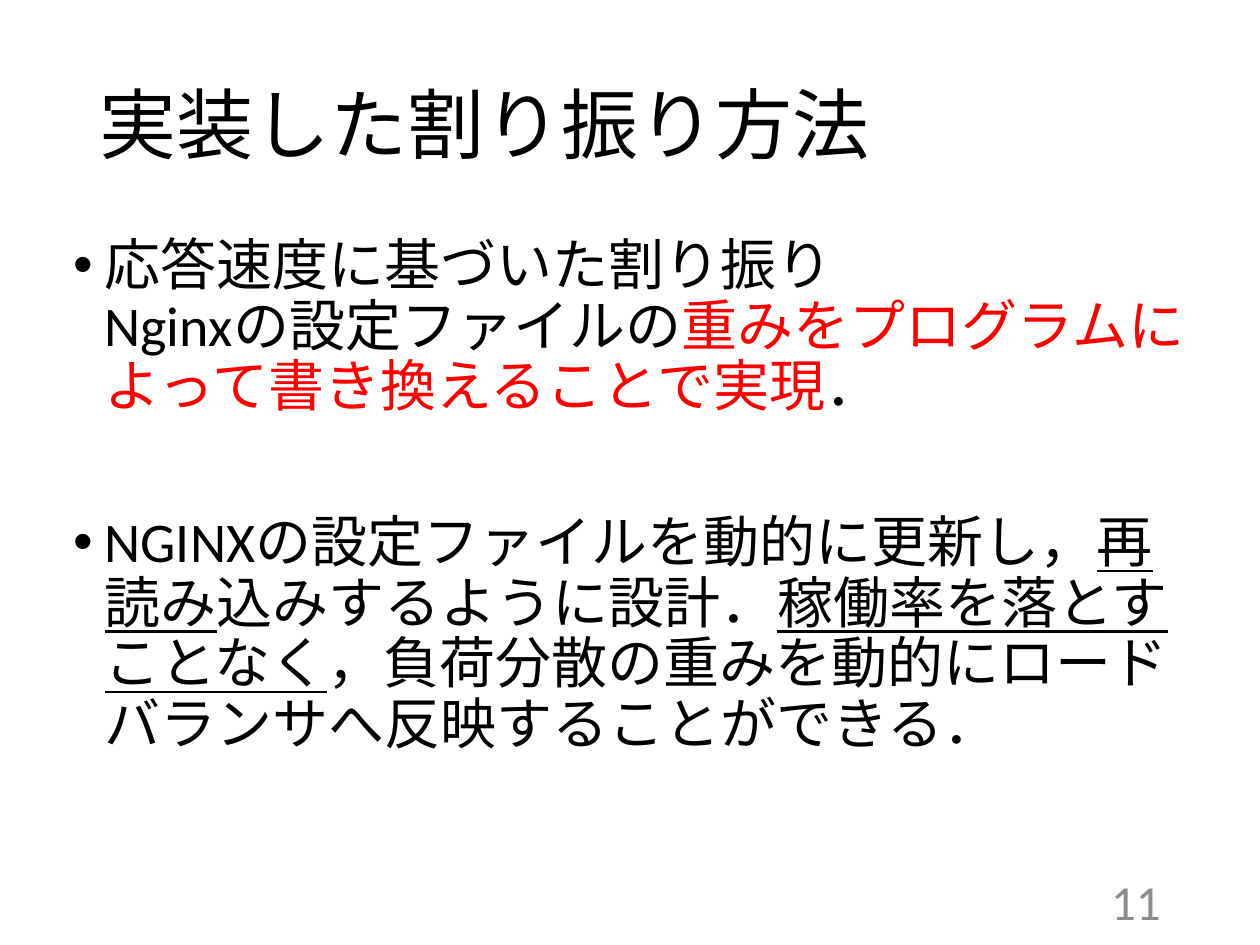
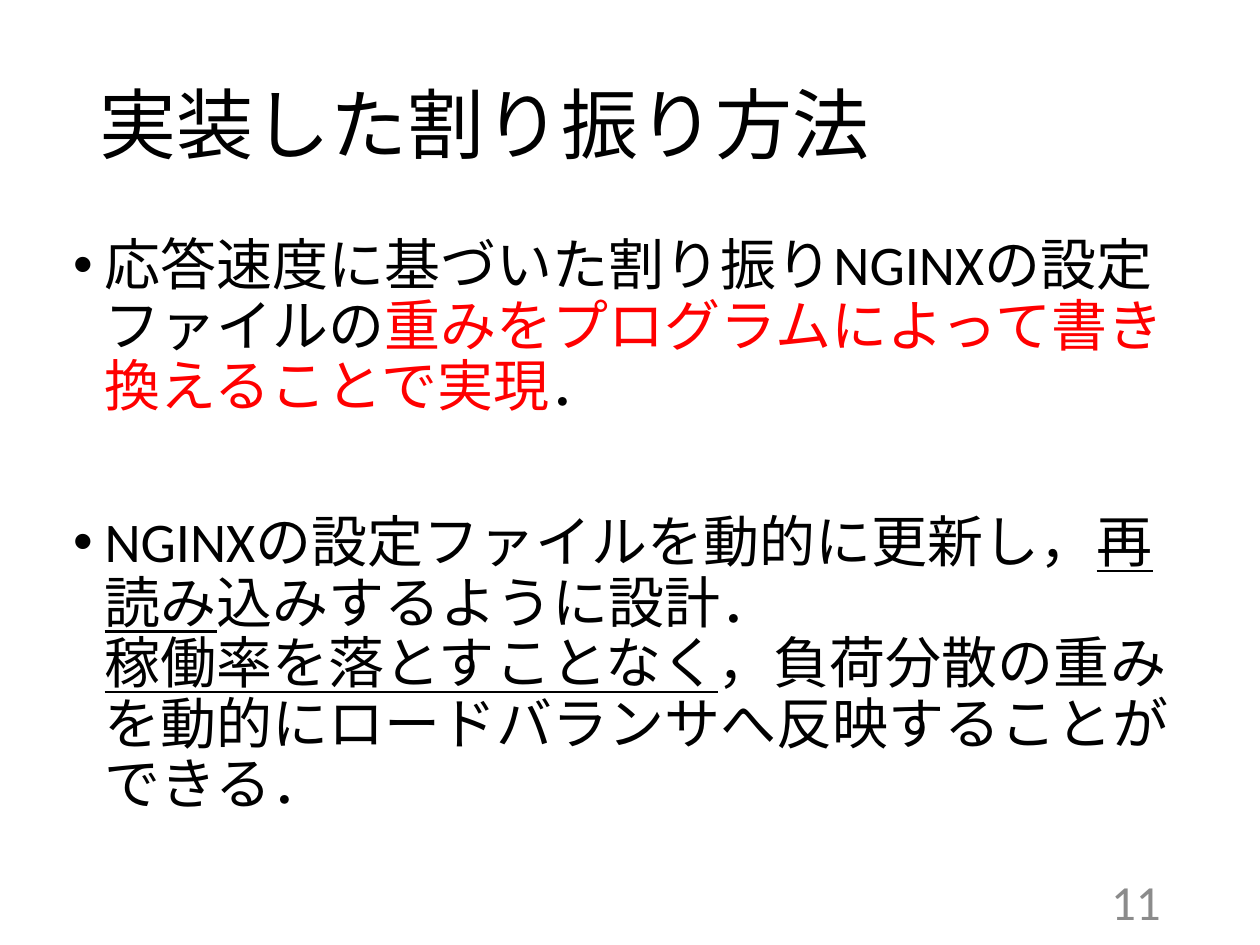
Before and after one commit to kait-takanolab/1821086_matsuo_thesis, a slide deck: slide 11 of 発表用/1821086_卒業研究発表会.pptx. Drawn at 1260x945 pixels with LibreOffice and Linux fonts; fonts in the diff are those of the drawing. Boxes give left, top, right and bottom in pixels: in the first picture for what was removed or moved away, otherwise in the second. Text is boxed around its words. In the diff, an @@ line names an element or a change of style, - is before the commit and + after.

```diff
--- a/発表用/1821086_卒業研究発表会.pptx
+++ b/発表用/1821086_卒業研究発表会.pptx
@@ text at <box>105,237,1169,807</box>: text changed @@
-• 応答速度に基づいた割り振り
-  Nginxの設定ファイルの重みをプログラムによって書き換えることで実現．
-• NGINXの設定ファイルを動的に更新し，再読み込みするように設計．稼働率を落とすことなく，負荷分散の重みを動的にロードバランサへ反映することができる．
+• 応答速度に基づいた割り振りNGINXの設定ファイルの重みをプログラムによって書き換えることで実現．
+• NGINXの設定ファイルを動的に更新し，再読み込みするように設計．
+  稼働率を落とすことなく，負荷分散の重みを動的にロードバランサへ反映することができる．
```
